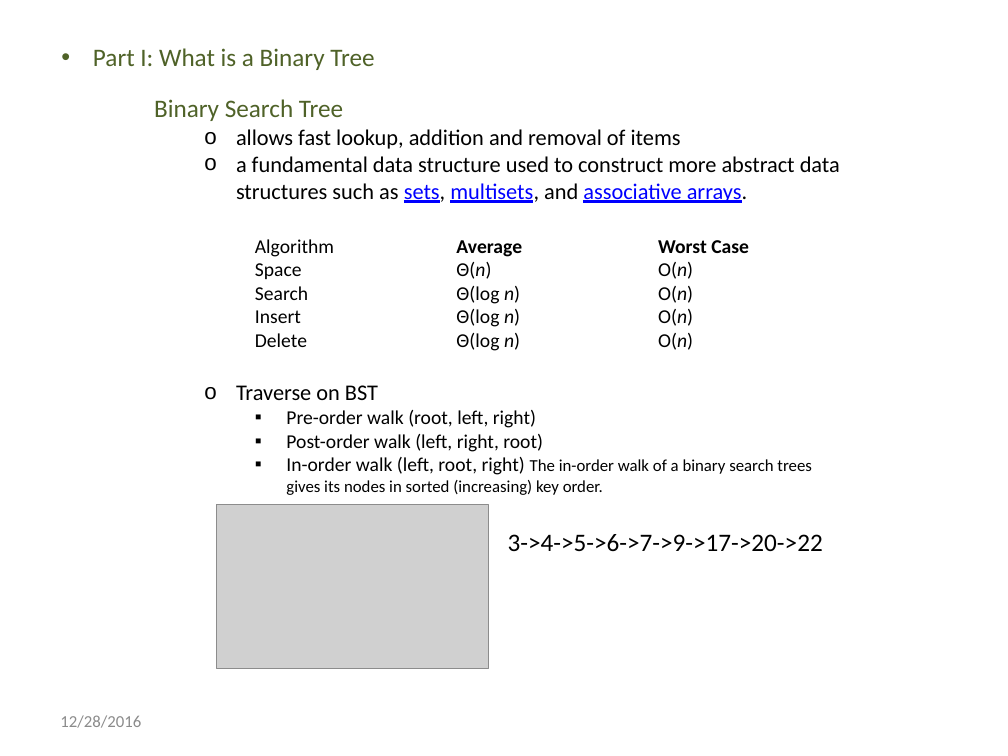
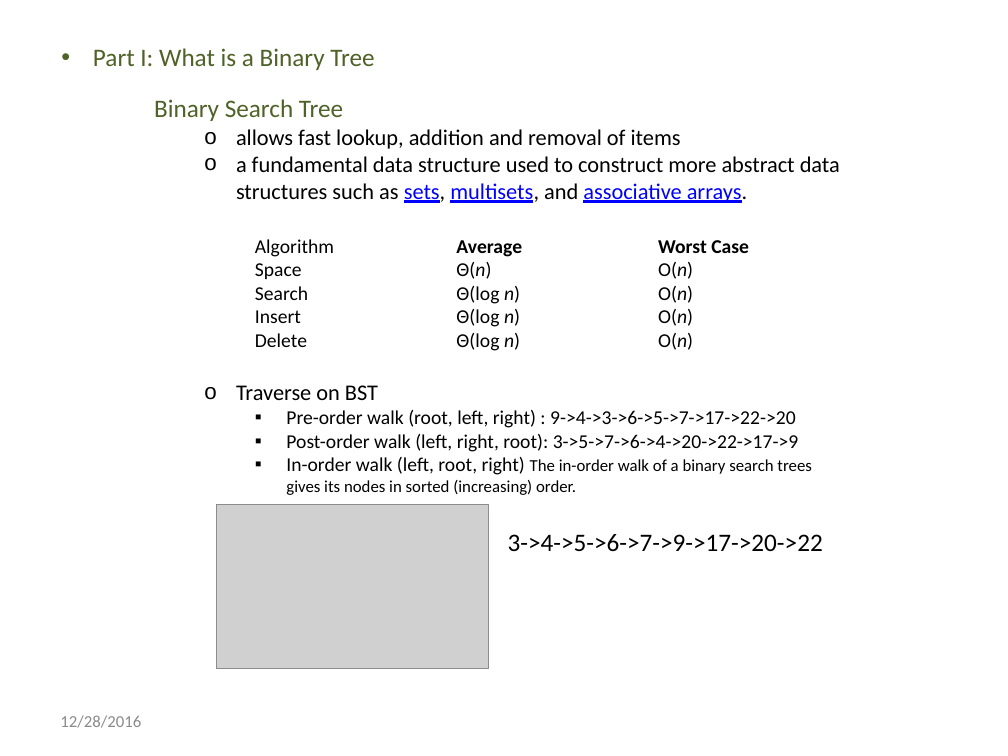
Before and after one commit to renee2016/wilfrid, a slide deck: slide 18 of resource/Introduction to Binary Tree.pptx. Drawn at 1008x756 pixels with LibreOffice and Linux fonts; fonts in the diff are those of the drawing; grey boxes stand for pictures. Boxes give left, top, right and bottom in pixels: in the first picture for what was removed or moved away, otherwise in the second. Text is boxed around its words. In the diff, an @@ line names an element or a change of style, - is before the commit and + after.

Commit message:
add more slides to ppt

```diff
--- a/resource/Introduction to Binary Tree.pptx
+++ b/resource/Introduction to Binary Tree.pptx
@@ text at box(286, 410, 811, 495): text changed @@
-    ▪ Pre-order walk (root, left, right)
-    ▪ Post-order walk (left, right, root)
-    ▪ In-order walk (left, root, right) The in-order walk of a binary search trees gives its nodes in sorted (increasing) key order.
+    ▪ Pre-order walk (root, left, right) : 9->4->3->6->5->7->17->22->20
+    ▪ Post-order walk (left, right, root): 3->5->7->6->4->20->22->17->9
+    ▪ In-order walk (left, root, right) The in-order walk of a binary search trees gives its nodes in sorted (increasing) order.
```
Also in this commit, not shown: 1 slide added.
